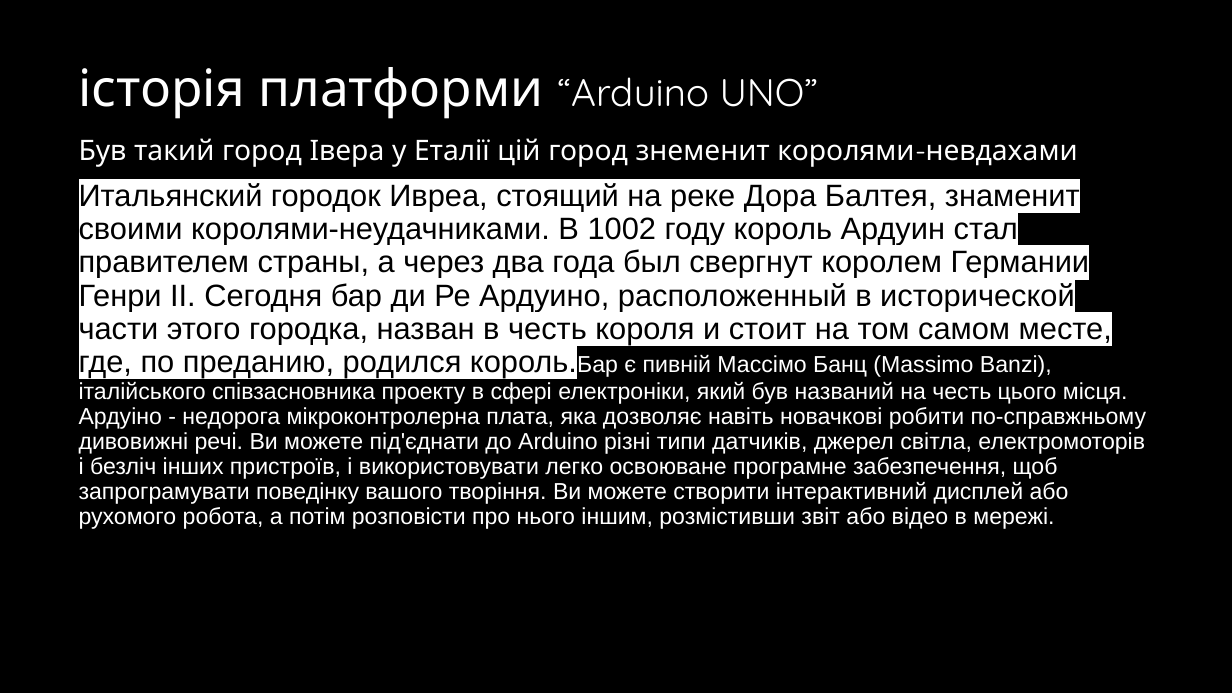
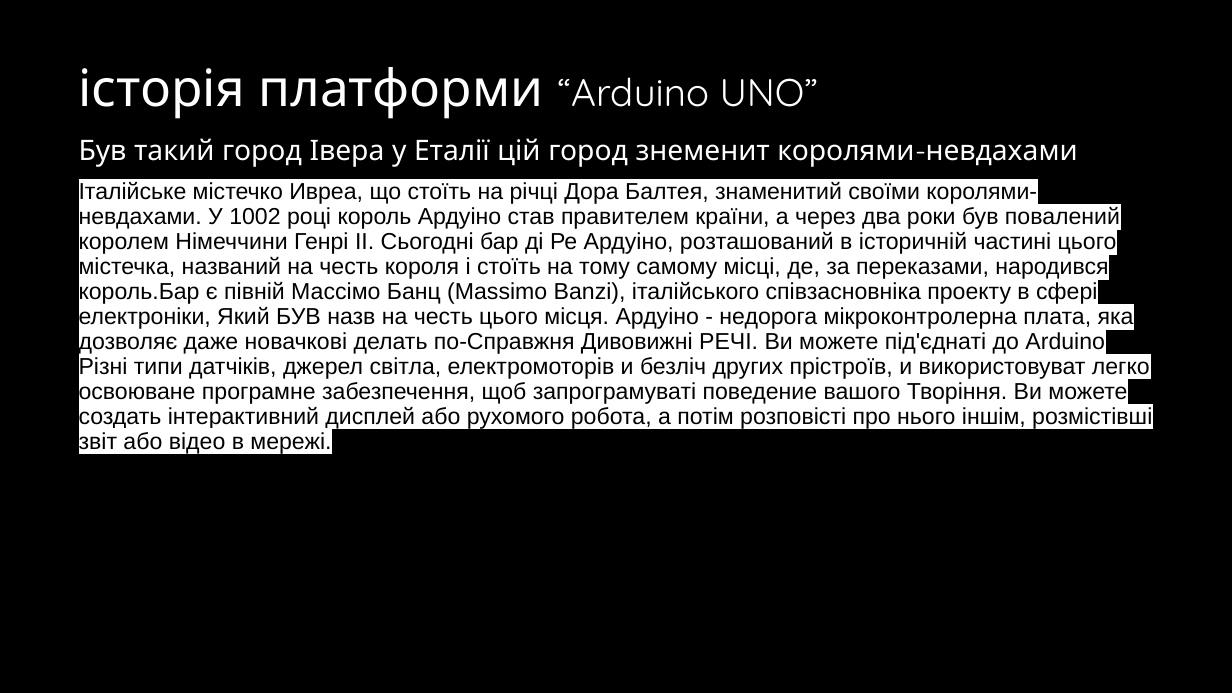
Before and after one commit to Balitsky/think_global, a slide deck: slide 4 of 4-6B/kasparov/ардуино.pptx. Drawn at 1232x693 pixels with LibreOffice and Linux fonts; fonts in the diff are those of the drawing; background and template pictures are left out. Boxes give left, top, right and bottom in pixels: in the first picture for what was removed or moved away, otherwise in the second. Text is boxed around its words. In the diff, an @@ line names an element or a change of style, - is before the commit and + after.

```diff
--- a/4-6B/kasparov/ардуино.pptx
+++ b/4-6B/kasparov/ардуино.pptx
@@ text at (79,182,1152,454): text changed; text colour #FFFFFF to #000000 @@
-Итальянский городок Ивреа, стоящий на реке Дора Балтея, знаменит своими королями-неудачниками. В 1002 году король Ардуин стал правителем страны, а через два года был свергнут королем Германии Генри II. Сегодня бар ди Ре Ардуино, расположенный в исторической части этого городка, назван в честь короля и стоит на том самом месте, где, по преданию, родился король.Бар є пивній Массімо Банц (Massimo Banzi), італійського співзасновника проекту в сфері електроніки, який був названий на честь цього місця. Ардуіно - недорога мікроконтролерна плата, яка дозволяє навіть новачкові робити по-справжньому дивовижні речі. Ви можете під'єднати до Arduino різні типи датчиків, джерел світла, електромоторів і безліч інших пристроїв, і використовувати легко освоюване програмне забезпечення, щоб запрограмувати поведінку вашого творіння. Ви можете створити інтерактивний дисплей або рухомого робота, а потім розповісти про нього іншим, розмістивши звіт або відео в мережі.
+Італійське містечко Ивреа, що стоїть на річці Дора Балтея, знаменитий своїми королями-невдахами. У 1002 році король Ардуіно став правителем країни, а через два роки був повалений королем Німеччини Генрі II. Сьогодні бар ді Ре Ардуіно, розташований в історичній частині цього містечка, названий на честь короля і стоїть на тому самому місці, де, за переказами, народився король.Бар є півній Массімо Банц (Massimo Banzi), італійського співзасновніка проекту в сфері електроніки, Який БУВ назв на честь цього місця. Ардуіно - недорога мікроконтролерна плата, яка дозволяє даже новачкові делать по-Справжня Дивовижні РЕЧІ. Ви можете під'єднаті до Arduino Різні типи датчіків, джерел світла, електромоторів и безліч других прістроїв, и використовуват легко освоюване програмне забезпечення, щоб запрограмуваті поведение вашого Творіння. Ви можете создать інтерактивний дисплей або рухомого робота, а потім розповісті про нього іншім, розмістівші звіт або відео в мережі.
```
Also in this commit, not shown: 1 other slide changed, 18 other files.
